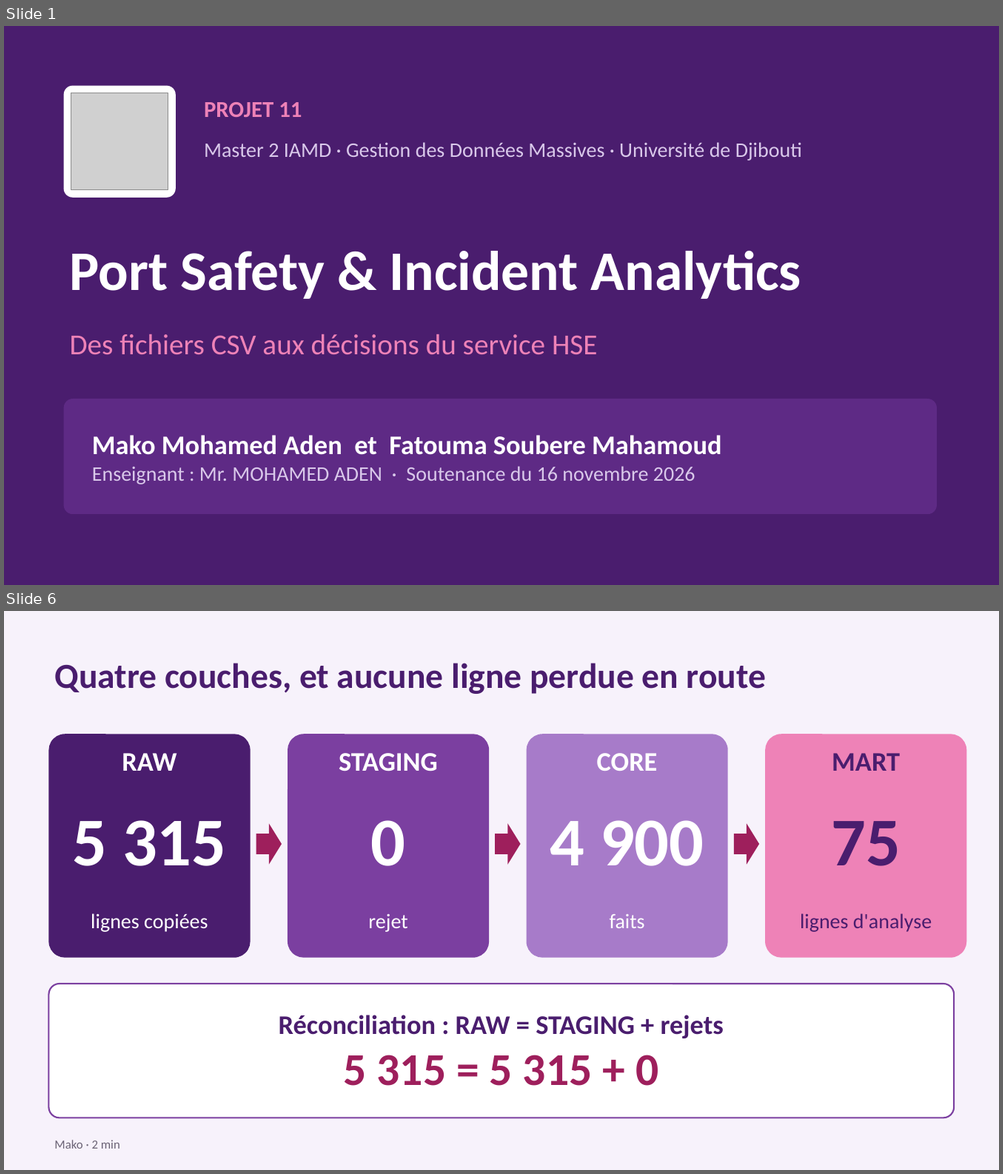
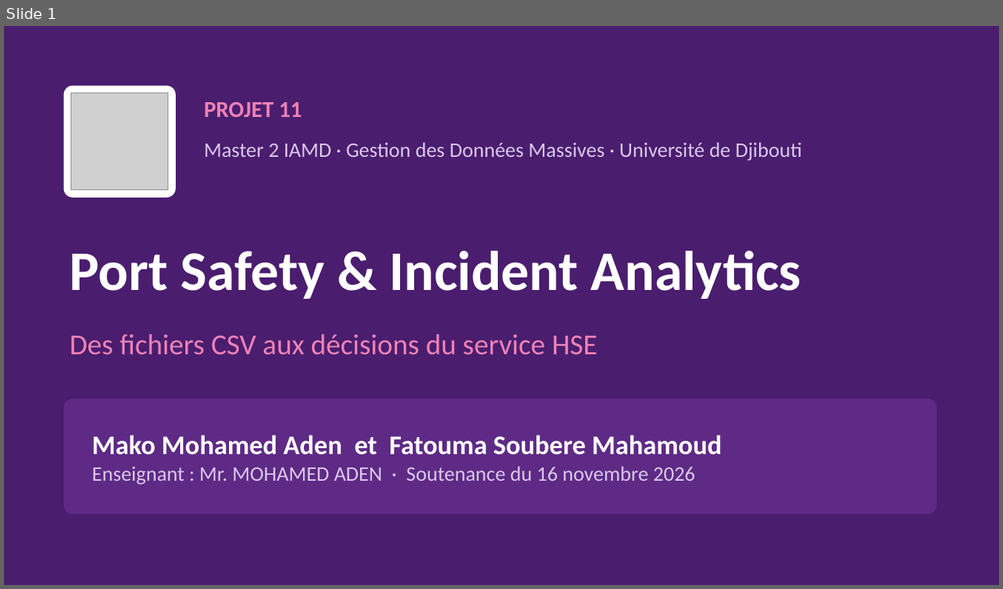
Before and after one commit to fatouu50/Port-Safety-Incident-Analytics-M2-IAMD-Gestion-des-Donn-es-Massives-, a slide deck: 09_PRESENTATION/presentation_projet11.pptx. Shown one above the other, each under a label of ours: slides 1 and 6 before the commit, slide 1 after it; the slides between them are not shown. The pictures are 1003x1174 and 1003x589 pixels, drawn with LibreOffice and Linux fonts; fonts in the diff are those of the drawing; grey boxes stand for pictures. Boxes give left, top, right and bottom in pixels: in the first picture for what was removed or moved away, otherwise in the second. Text is boxed around its words. In the diff, an @@ line names an element or a change of style, - is before the commit and + after.

```diff
--- a/09_PRESENTATION/presentation_projet11.pptx
+++ b/09_PRESENTATION/presentation_projet11.pptx
@@ slide 6 removed at <box>4,611,999,1170</box>, background #F7F2FB @@
@@ text removed at <box>54,663,765,694</box> @@
-Quatre couches, et aucune ligne perdue en route
@@ rounded rectangle removed at <box>48,734,250,958</box> @@
@@ rounded rectangle removed at <box>287,734,489,958</box> @@
@@ rounded rectangle removed at <box>526,734,728,958</box> @@
@@ rounded rectangle removed at <box>765,734,967,958</box> @@
@@ text removed at <box>122,753,176,771</box> @@
-RAW
@@ text removed at <box>338,753,438,772</box> @@
-STAGING
@@ text removed at <box>597,753,657,771</box> @@
-CORE
@@ text removed at <box>831,753,899,771</box> @@
-MART
@@ text removed at <box>72,820,226,866</box> @@
-5 315
@@ right arrow removed at <box>256,823,282,865</box> @@
@@ text removed at <box>371,820,406,866</box> @@
-0
@@ right arrow removed at <box>495,823,521,865</box> @@
@@ text removed at <box>550,820,703,866</box> @@
-4 900
@@ right arrow removed at <box>734,823,759,865</box> @@
@@ text removed at <box>831,821,899,866</box> @@
-75
@@ text removed at <box>91,914,208,932</box> @@
-lignes copiées
@@ text removed at <box>368,914,407,932</box> @@
-rejet
@@ text removed at <box>609,914,645,928</box> @@
-faits
@@ text removed at <box>800,914,931,932</box> @@
-lignes d'analyse
@@ rounded rectangle removed at <box>48,984,954,1119</box> @@
@@ text removed at <box>279,1015,723,1086</box> @@
-Réconciliation : RAW = STAGING + rejets
-5 315 = 5 315 + 0
@@ text removed at <box>54,1140,120,1149</box> @@
-Mako · 2 min
```
Also in this commit, not shown: 10 slides changed, 1 slide added.
